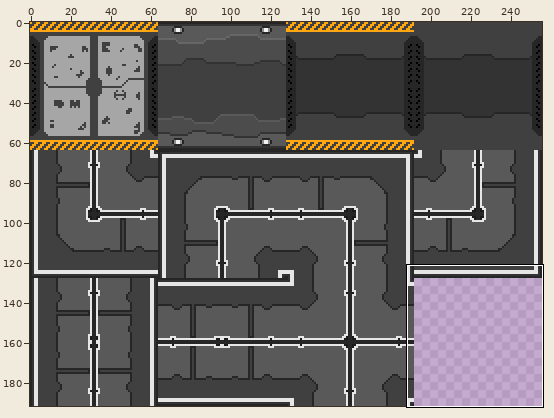
Sprite sheet: src/tilesets/FloorSpritesheet.png. The first picture is a wide view before the edit; the outline marks the close-up.
Close-up. The starting point:
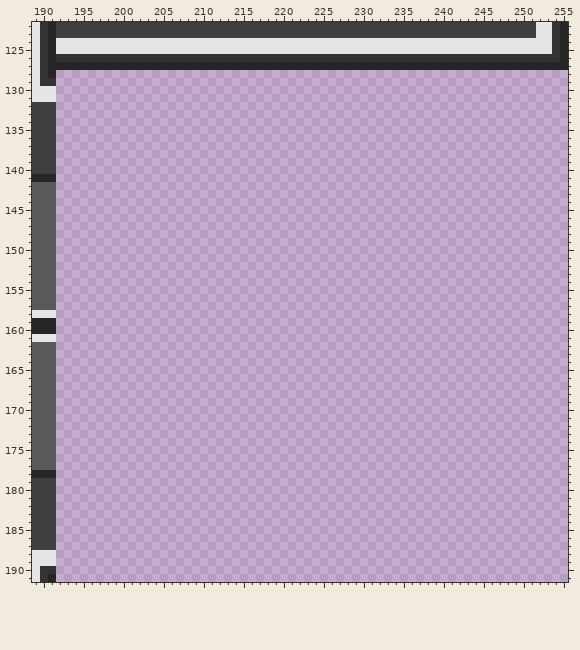
The file is 256x192 pixels. Shown: x 189..255, y 122..191.
Now the later version:
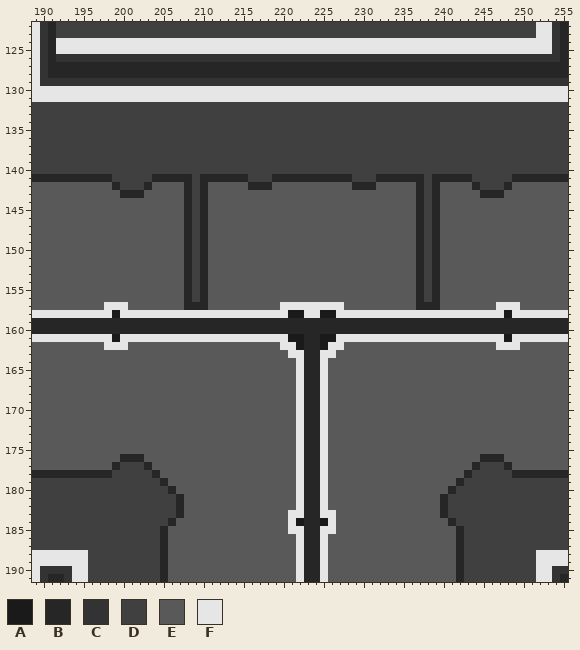
Palette (. is transparent): A #1a1a1a  B #262626  C #333333  D #404040  E #595959  F #e6e6e6
Edits made:
Changed rows in their new state; - is an unchanged pixel.
first column x 192:
128 BBBBBBBBBBBBBBBBBBBBBBBBBBBBBBBBBBBBBBBBBBBBBBBBBBBBBBBBBBBBBBBB
129 CCCCCCCCCCCCCCCCCCCCCCCCCCCCCCCCCCCCCCCCCCCCCCCCCCCCCCCCCCCCCCCC
130 FFFFFFFFFFFFFFFFFFFFFFFFFFFFFFFFFFFFFFFFFFFFFFFFFFFFFFFFFFFFFFFF
131 FFFFFFFFFFFFFFFFFFFFFFFFFFFFFFFFFFFFFFFFFFFFFFFFFFFFFFFFFFFFFFFF
132 DDDDDDDDDDDDDDDDDDDDDDDDDDDDDDDDDDDDDDDDDDDDDDDDDDDDDDDDDDDDDDDD
133 DDDDDDDDDDDDDDDDDDDDDDDDDDDDDDDDDDDDDDDDDDDDDDDDDDDDDDDDDDDDDDDD
134 DDDDDDDDDDDDDDDDDDDDDDDDDDDDDDDDDDDDDDDDDDDDDDDDDDDDDDDDDDDDDDDD
135 DDDDDDDDDDDDDDDDDDDDDDDDDDDDDDDDDDDDDDDDDDDDDDDDDDDDDDDDDDDDDDDD
136 DDDDDDDDDDDDDDDDDDDDDDDDDDDDDDDDDDDDDDDDDDDDDDDDDDDDDDDDDDDDDDDD
137 DDDDDDDDDDDDDDDDDDDDDDDDDDDDDDDDDDDDDDDDDDDDDDDDDDDDDDDDDDDDDDDD
138 DDDDDDDDDDDDDDDDDDDDDDDDDDDDDDDDDDDDDDDDDDDDDDDDDDDDDDDDDDDDDDDD
139 DDDDDDDDDDDDDDDDDDDDDDDDDDDDDDDDDDDDDDDDDDDDDDDDDDDDDDDDDDDDDDDD
140 DDDDDDDDDDDDDDDDDDDDDDDDDDDDDDDDDDDDDDDDDDDDDDDDDDDDDDDDDDDDDDDD
141 BBBBBBBDDDDDBBBBBDBBBBBBDDDBBBBBBBBBBDDDBBBBBBDBBBBBDDDDDBBBBBBB
142 EEEEEEEBDDDBEEEEBDBEEEEEBBBEEEEEEEEEEBBBEEEEEBDBEEEEBDDDBEEEEEEE
143 EEEEEEEEBBBEEEEEBDBEEEEEEEEEEEEEEEEEEEEEEEEEEBDBEEEEEBBBEEEEEEEE
144 EEEEEEEEEEEEEEEEBDBEEEEEEEEEEEEEEEEEEEEEEEEEEBDBEEEEEEEEEEEEEEEE
145 EEEEEEEEEEEEEEEEBDBEEEEEEEEEEEEEEEEEEEEEEEEEEBDBEEEEEEEEEEEEEEEE
146 EEEEEEEEEEEEEEEEBDBEEEEEEEEEEEEEEEEEEEEEEEEEEBDBEEEEEEEEEEEEEEEE
147 EEEEEEEEEEEEEEEEBDBEEEEEEEEEEEEEEEEEEEEEEEEEEBDBEEEEEEEEEEEEEEEE
148 EEEEEEEEEEEEEEEEBDBEEEEEEEEEEEEEEEEEEEEEEEEEEBDBEEEEEEEEEEEEEEEE
149 EEEEEEEEEEEEEEEEBDBEEEEEEEEEEEEEEEEEEEEEEEEEEBDBEEEEEEEEEEEEEEEE
150 EEEEEEEEEEEEEEEEBDBEEEEEEEEEEEEEEEEEEEEEEEEEEBDBEEEEEEEEEEEEEEEE
151 EEEEEEEEEEEEEEEEBDBEEEEEEEEEEEEEEEEEEEEEEEEEEBDBEEEEEEEEEEEEEEEE
152 EEEEEEEEEEEEEEEEBDBEEEEEEEEEEEEEEEEEEEEEEEEEEBDBEEEEEEEEEEEEEEEE
153 EEEEEEEEEEEEEEEEBDBEEEEEEEEEEEEEEEEEEEEEEEEEEBDBEEEEEEEEEEEEEEEE
154 EEEEEEEEEEEEEEEEBDBEEEEEEEEEEEEEEEEEEEEEEEEEEBDBEEEEEEEEEEEEEEEE
155 EEEEEEEEEEEEEEEEBDBEEEEEEEEEEEEEEEEEEEEEEEEEEBDBEEEEEEEEEEEEEEEE
156 EEEEEEEEEEEEEEEEBDBEEEEEEEEEEEEEEEEEEEEEEEEEEBDBEEEEEEEEEEEEEEEE
157 EEEEEEFFFEEEEEEEBBBEEEEEEEEEFFFFFFFFEEEEEEEEEBBBEEEEEEEFFFEEEEEE
158 FFFFFFFAFFFFFFFFFFFFFFFFFFFFFAAFFAAFFFFFFFFFFFFFFFFFFFFFAFFFFFFF
159 BBBBBBBBBBBBBBBBBBBBBBBBBBBBBBBBBBBBBBBBBBBBBBBBBBBBBBBBBBBBBBBB
160 BBBBBBBBBBBBBBBBBBBBBBBBBBBBBBBBBBBBBBBBBBBBBBBBBBBBBBBBBBBBBBBB
161 FFFFFFFAFFFFFFFFFFFFFFFFFFFFFAABBAAFFFFFFFFFFFFFFFFFFFFFAFFFFFFF
162 EEEEEEFFFEEEEEEEEEEEEEEEEEEEFFABBAFFEEEEEEEEEEEEEEEEEEEFFFEEEEEE
163 EEEEEEEEEEEEEEEEEEEEEEEEEEEEEFFBBFFEEEEEEEEEEEEEEEEEEEEEEEEEEEEE
164 EEEEEEEEEEEEEEEEEEEEEEEEEEEEEEFBBFEEEEEEEEEEEEEEEEEEEEEEEEEEEEEE
165 EEEEEEEEEEEEEEEEEEEEEEEEEEEEEEFBBFEEEEEEEEEEEEEEEEEEEEEEEEEEEEEE
166 EEEEEEEEEEEEEEEEEEEEEEEEEEEEEEFBBFEEEEEEEEEEEEEEEEEEEEEEEEEEEEEE
167 EEEEEEEEEEEEEEEEEEEEEEEEEEEEEEFBBFEEEEEEEEEEEEEEEEEEEEEEEEEEEEEE
168 EEEEEEEEEEEEEEEEEEEEEEEEEEEEEEFBBFEEEEEEEEEEEEEEEEEEEEEEEEEEEEEE
169 EEEEEEEEEEEEEEEEEEEEEEEEEEEEEEFBBFEEEEEEEEEEEEEEEEEEEEEEEEEEEEEE
170 EEEEEEEEEEEEEEEEEEEEEEEEEEEEEEFBBFEEEEEEEEEEEEEEEEEEEEEEEEEEEEEE
171 EEEEEEEEEEEEEEEEEEEEEEEEEEEEEEFBBFEEEEEEEEEEEEEEEEEEEEEEEEEEEEEE
172 EEEEEEEEEEEEEEEEEEEEEEEEEEEEEEFBBFEEEEEEEEEEEEEEEEEEEEEEEEEEEEEE
173 EEEEEEEEEEEEEEEEEEEEEEEEEEEEEEFBBFEEEEEEEEEEEEEEEEEEEEEEEEEEEEEE
174 EEEEEEEEEEEEEEEEEEEEEEEEEEEEEEFBBFEEEEEEEEEEEEEEEEEEEEEEEEEEEEEE
175 EEEEEEEEEEEEEEEEEEEEEEEEEEEEEEFBBFEEEEEEEEEEEEEEEEEEEEEEEEEEEEEE
176 EEEEEEEEBBBEEEEEEEEEEEEEEEEEEEFBBFEEEEEEEEEEEEEEEEEEEBBBEEEEEEEE
177 EEEEEEEBDDDBEEEEEEEEEEEEEEEEEEFBBFEEEEEEEEEEEEEEEEEEBDDDBEEEEEEE
178 BBBBBBBDDDDDBEEEEEEEEEEEEEEEEEFBBFEEEEEEEEEEEEEEEEEBDDDDDBBBBBBB
179 DDDDDDDDDDDDDBEEEEEEEEEEEEEEEEFBBFEEEEEEEEEEEEEEEEBDDDDDDDDDDDDD
180 DDDDDDDDDDDDDDBEEEEEEEEEEEEEEEFBBFEEEEEEEEEEEEEEEBDDDDDDDDDDDDDD
181 DDDDDDDDDDDDDDDBEEEEEEEEEEEEEEFBBFEEEEEEEEEEEEEEBDDDDDDDDDDDDDDD
182 DDDDDDDDDDDDDDDBEEEEEEEEEEEEEEFBBFEEEEEEEEEEEEEEBDDDDDDDDDDDDDDD
183 DDDDDDDDDDDDDDDBEEEEEEEEEEEEEFFBBFFEEEEEEEEEEEEEBDDDDDDDDDDDDDDD
184 DDDDDDDDDDDDDDBEEEEEEEEEEEEEEFABBAFEEEEEEEEEEEEEEBDDDDDDDDDDDDDD
185 DDDDDDDDDDDDDBEEEEEEEEEEEEEEEFFBBFFEEEEEEEEEEEEEEEBDDDDDDDDDDDDD
186 DDDDDDDDDDDDDBEEEEEEEEEEEEEEEEFBBFEEEEEEEEEEEEEEEEBDDDDDDDDDDDDD
187 DDDDDDDDDDDDDBEEEEEEEEEEEEEEEEFBBFEEEEEEEEEEEEEEEEBDDDDDDDDDDDDD
188 FFFFDDDDDDDDDBEEEEEEEEEEEEEEEEFBBFEEEEEEEEEEEEEEEEBDDDDDDDDDFFFF
189 FFFFDDDDDDDDDBEEEEEEEEEEEEEEEEFBBFEEEEEEEEEEEEEEEEBDDDDDDDDDFFFF
190 CCFFDDDDDDDDDBEEEEEEEEEEEEEEEEFBBFEEEEEEEEEEEEEEEEBDDDDDDDDDFFCC
191 BCFFDDDDDDDDDBEEEEEEEEEEEEEEEEFBBFEEEEEEEEEEEEEEEEBDDDDDDDDDFFCB
